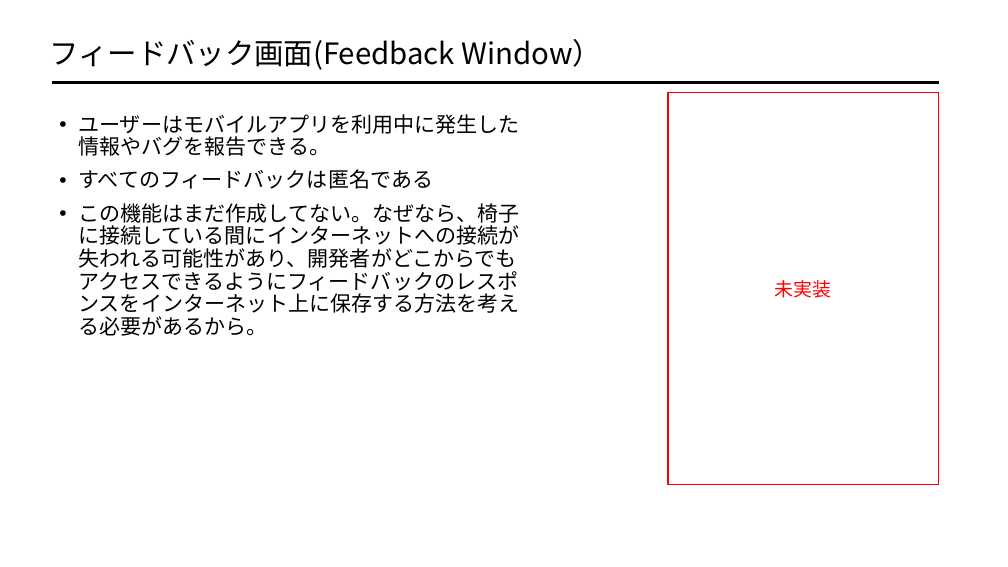
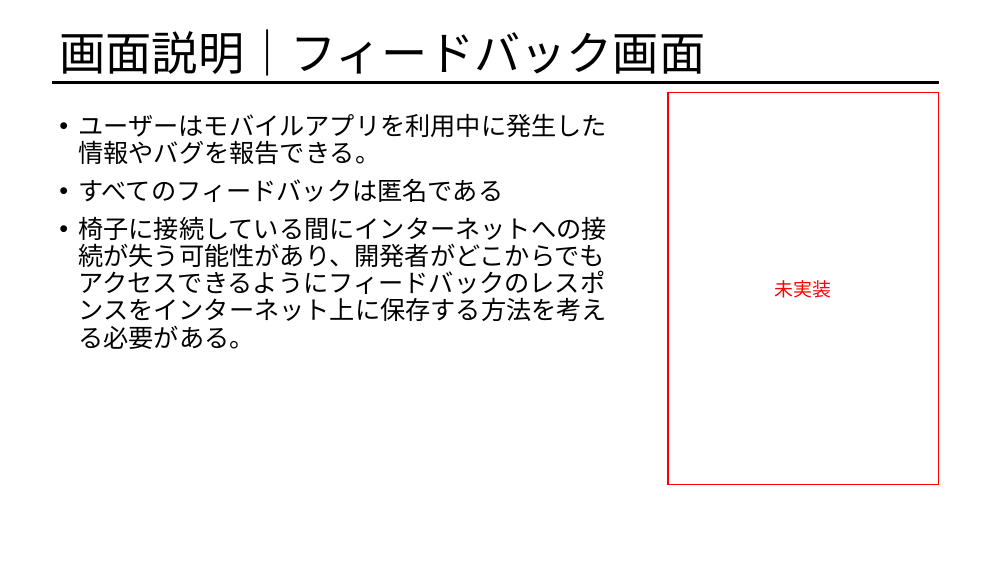
Before and after one commit to afiqfadzil/pythonProject1, a slide deck: slide 22 of LOCOMOTION.pptx (slide 18 before the commit). Drawn at 1008x567 pixels with LibreOffice and Linux fonts; fonts in the diff are those of the drawing. Boxes give left, top, right and bottom in pixels: in the first picture for what was removed or moved away, otherwise in the second. Text is boxed around its words. In the diff, an @@ line names an element or a change of style, - is before the commit and + after.

```diff
--- a/LOCOMOTION.pptx
+++ b/LOCOMOTION.pptx
@@ title at box(59, 29, 705, 82): text changed; size 28 to 44 pt @@
-フィードバック画面(Feedback Window）
+画面説明｜フィードバック画面
@@ text at box(78, 113, 607, 202): size 20 to 24 pt in "ユーザーはモバイルアプリを利用中に発生した情報やバグを報告できる。", "すべてのフィードバックは匿名である" @@
@@ text at box(78, 216, 607, 349): text changed; size 20 to 24 pt @@
-• この機能はまだ作成してない。なぜなら、椅子に接続している間にインターネットへの接続が失われる可能性があり、開発者がどこからでもアクセスできるようにフィードバックのレスポンスをインターネット上に保存する方法を考える必要があるから。
+• 椅子に接続している間にインターネットへの接続が失う可能性があり、開発者がどこからでもアクセスできるようにフィードバックのレスポンスをインターネット上に保存する方法を考える必要がある。
```
Also in this commit, not shown: 21 other slides changed, 2 slides added, 5 other files.
